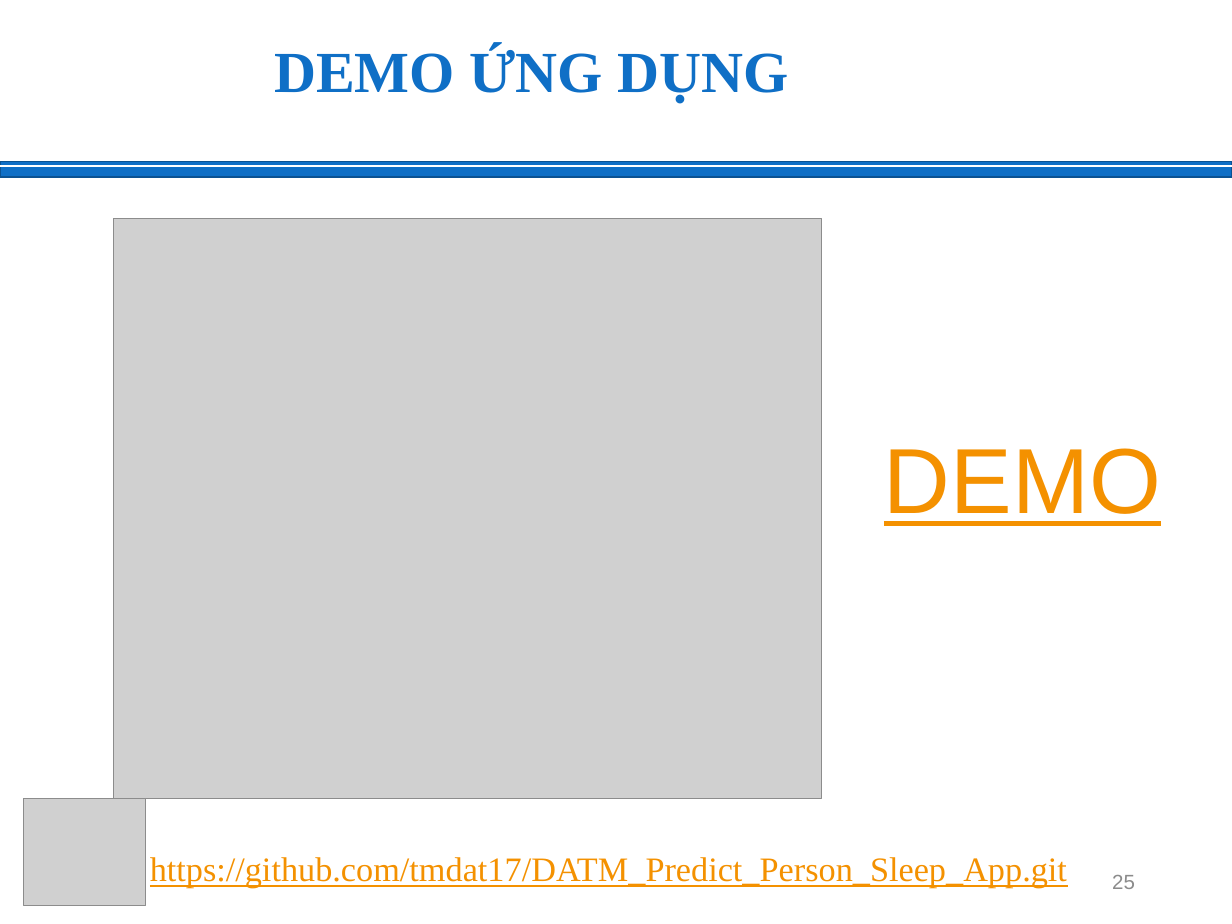
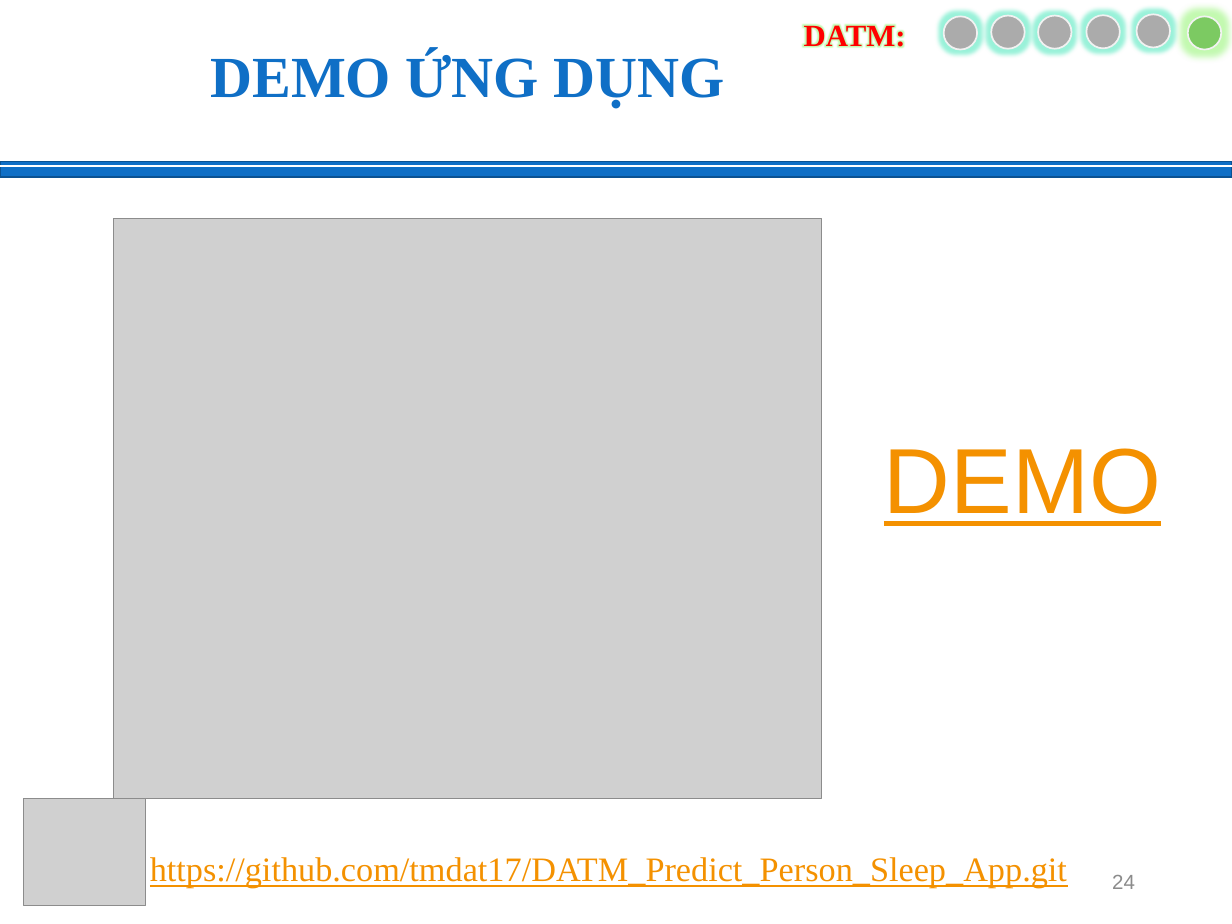
Before and after one commit to tmdat17/DATM_Predict_Person_Sleep_App, a slide deck: slide 24 of DATM.pptx (slide 25 before the commit). Drawn at 1232x924 pixels with LibreOffice and Linux fonts; fonts in the diff are those of the drawing; grey boxes stand for pictures; background and template pictures are left out. Boxes give left, top, right and bottom in pixels: in the first picture for what was removed or moved away, otherwise in the second. Text is boxed around its words. In the diff, an @@ line names an element or a change of style, - is before the commit and + after.

```diff
--- a/DATM.pptx
+++ b/DATM.pptx
@@ group added at <box>804,15,1221,52</box>: 6 ellipses, 1 text @@
+DATM:
@@ text "DEMO ỨNG DỤNG": place and size @@
-text "DEMO ỨNG DỤNG" at <box>274,47,788,103</box>
+text "DEMO ỨNG DỤNG" at <box>210,51,724,107</box>
@@ page number at <box>1112,875,1135,889</box>: text changed @@
-25
+24
```
Also in this commit, not shown: 24 other slides changed, 3 slides added, 1 other file.
